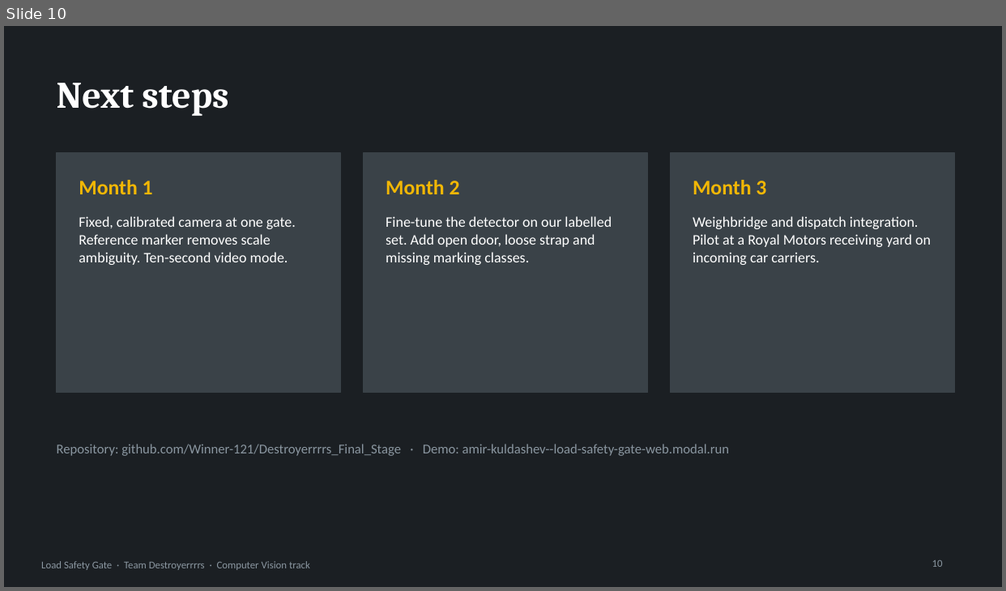
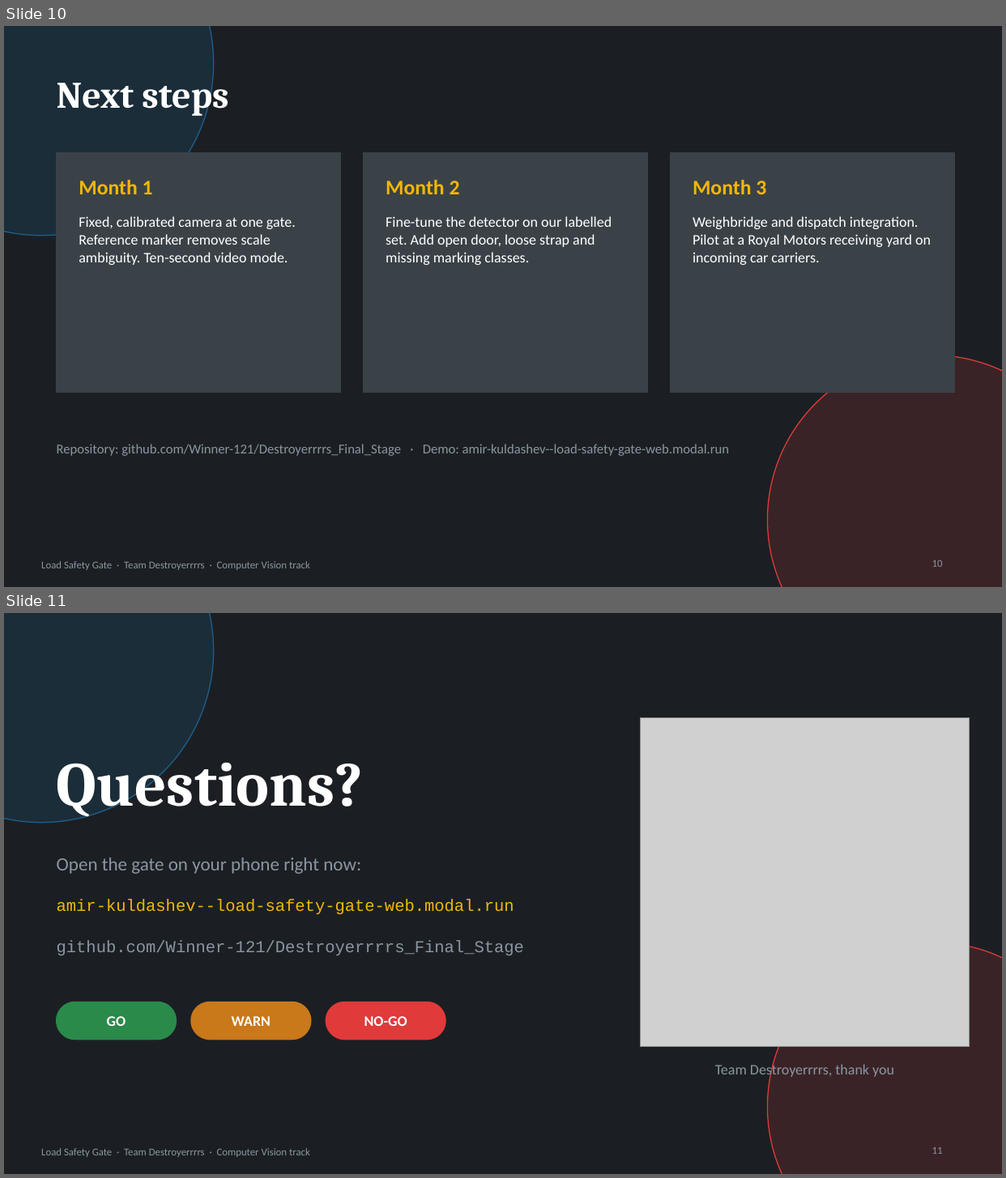
Before and after one commit to Winner-121/Destroyerrrrs_Final_Stage, a slide deck: deck/LoadSafetyGate_deck.pptx. Shown one above the other, each under a label of ours: slide 10 before the commit, slides 10 and 11 after it. The pictures are 1006x591 and 1006x1178 pixels, drawn with LibreOffice and Linux fonts; fonts in the diff are those of the drawing; grey boxes stand for pictures. Boxes give left, top, right and bottom in pixels: in the first picture for what was removed or moved away, otherwise in the second. Text is boxed around its words. In the diff, an @@ line names an element or a change of style, - is before the commit and + after.

```diff
--- a/deck/LoadSafetyGate_deck.pptx
+++ b/deck/LoadSafetyGate_deck.pptx
@@ slide 11 added at bbox=[4, 613, 1002, 1174], background #1B1F23; not listed: 1 template element that a slide beside it also shows @@
@@ ellipse added at bbox=[4, 613, 214, 823], fill #1F5F8B at 22% opacity, outline #1F5F8B 1 pt @@
@@ picture added at bbox=[641, 717, 970, 1047] @@
@@ text added at bbox=[57, 749, 364, 820], 60 pt, text #FFFFFF, bold @@
+Questions?
@@ text added at bbox=[57, 858, 361, 874], 18 pt, text #8A96A0 @@
+Open the gate on your phone right now:
@@ text added at bbox=[57, 899, 514, 915], 16 pt, text #F2B705 @@
+amir-kuldashev--load-safety-gate-web.modal.run
@@ text added at bbox=[57, 940, 524, 956], 16 pt, text #8A96A0 @@
+github.com/Winner-121/Destroyerrrrs_Final_Stage
@@ ellipse added at bbox=[768, 943, 1002, 1174], fill #E03A3A at 16% opacity, outline #E03A3A 1 pt @@
@@ rounded rectangle added at bbox=[57, 1003, 177, 1040], fill #2A8A4A, outline #2A8A4A 1 pt @@
@@ text added at bbox=[107, 1016, 126, 1026], 14 pt, text #FFFFFF, bold @@
+GO
@@ rounded rectangle added at bbox=[191, 1003, 311, 1040], fill #C9781A, outline #C9781A 1 pt @@
@@ text added at bbox=[232, 1016, 270, 1026], 14 pt, text #FFFFFF, bold @@
+WARN
@@ rounded rectangle added at bbox=[326, 1003, 445, 1040], fill #E03A3A, outline #E03A3A 1 pt @@
@@ text added at bbox=[364, 1016, 407, 1026], 14 pt, text #FFFFFF, bold @@
+NO-GO
@@ text added at bbox=[715, 1063, 894, 1080], 14 pt, text #8A96A0 @@
+Team Destroyerrrrs, thank you
@@ page number added at bbox=[932, 1148, 943, 1154], 10 pt, text #8A96A0 @@
+11
@@ slide 10 changed as well @@
@@ ellipse added at bbox=[4, 26, 214, 236], fill #1F5F8B at 22% opacity, outline #1F5F8B 1 pt @@
@@ ellipse added at bbox=[768, 356, 1002, 587], fill #E03A3A at 16% opacity, outline #E03A3A 1 pt @@
```
Also in this commit, not shown: 9 other slides changed, 5 other files.
